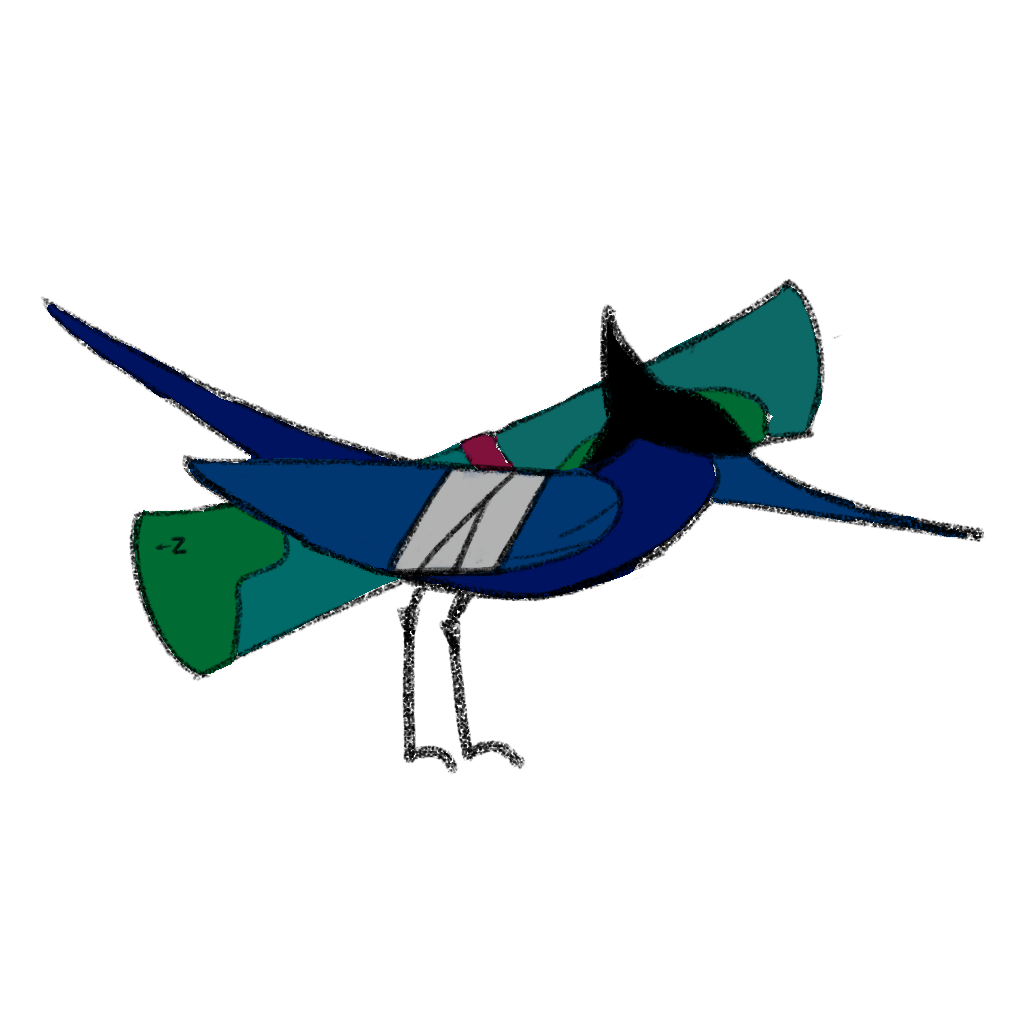
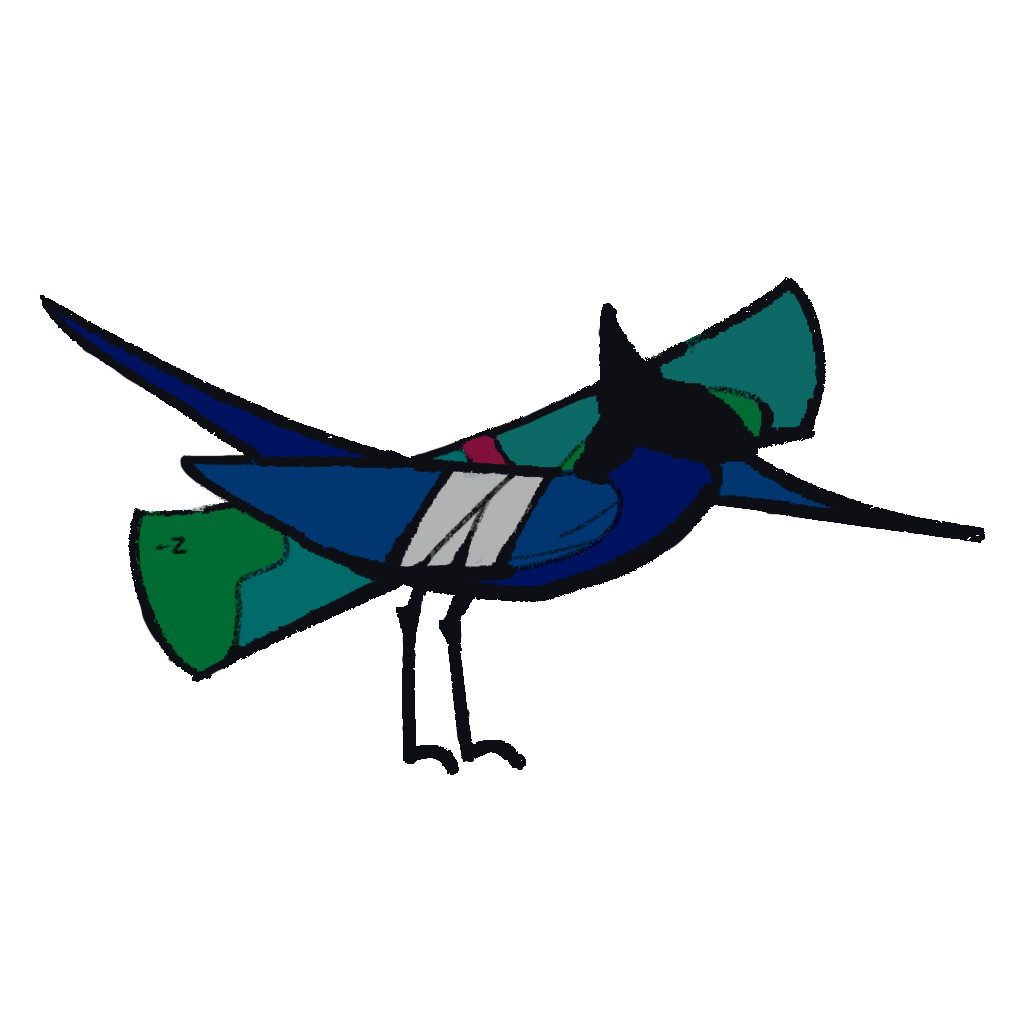
Comparing the layer stacks of the two 1024 x 1024 images. Changes:
painted on "Final" (2nd of 2, in "Final") over [left=40, top=277, right=985, bottom=775]
